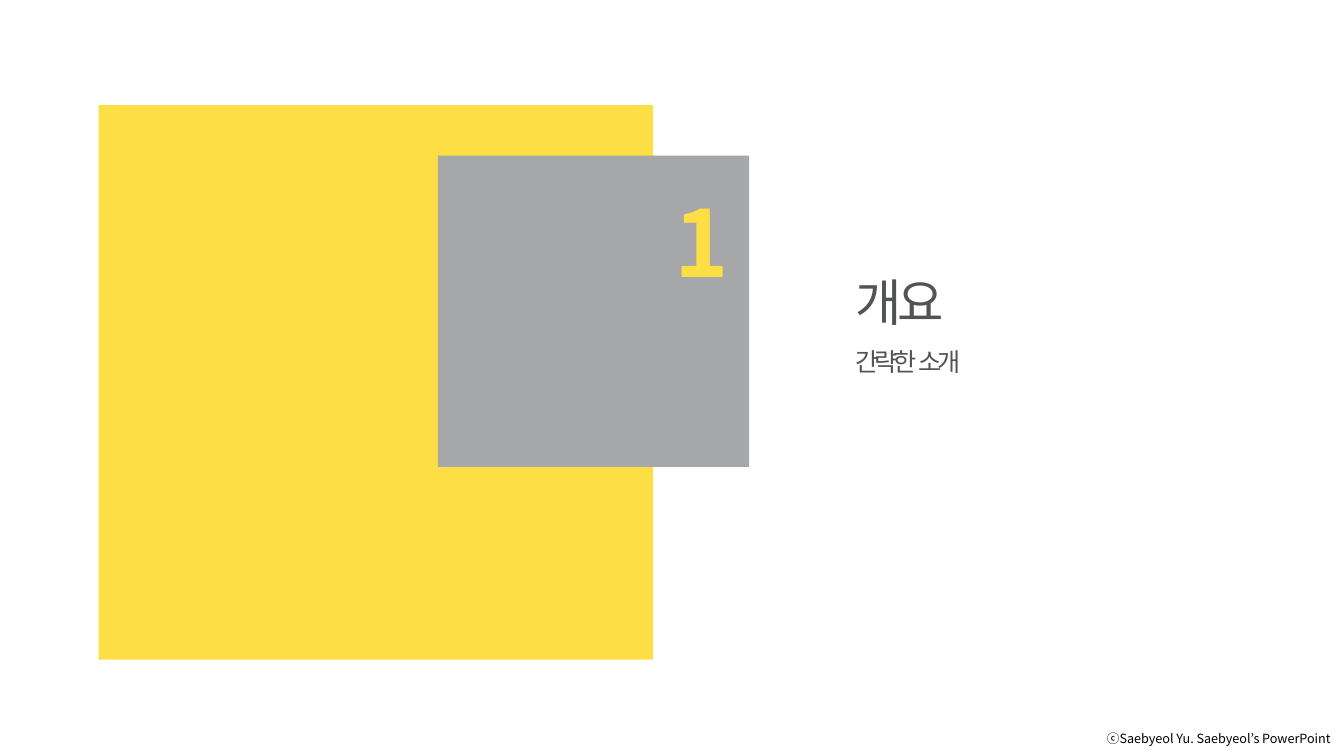
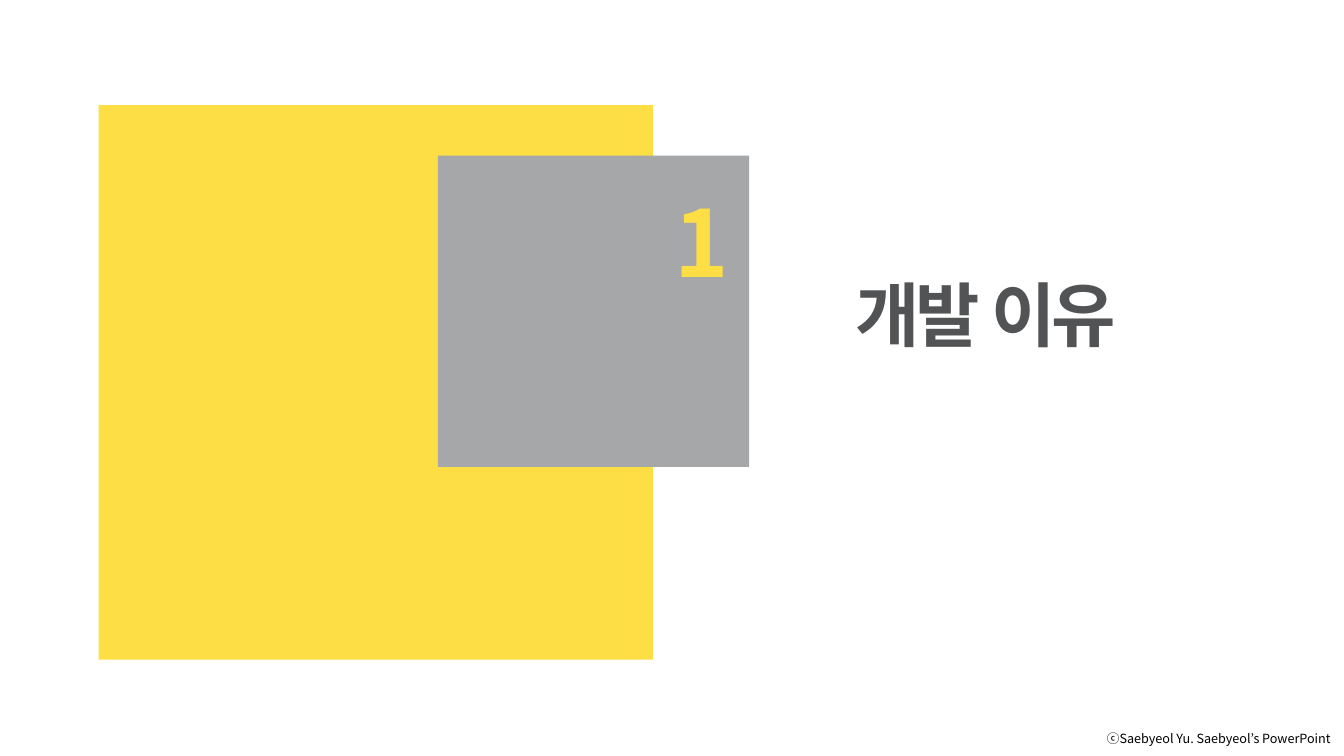
Before and after one commit to kkcchh9999/Work-out_Record_App, a slide deck: slide 3 of Document/A-Team 발표자료.pptx (slide 4 before the commit). Drawn at 1344x756 pixels with LibreOffice and Linux fonts; fonts in the diff are those of the drawing. Boxes give left, top, right and bottom in pixels: in the first picture for what was removed or moved away, otherwise in the second. Text is boxed around its words. In the diff, an @@ line names an element or a change of style, - is before the commit and + after.

```diff
--- a/Document/A-Team 발표자료.pptx
+++ b/Document/A-Team 발표자료.pptx
@@ text at (855,282,1116,348): text changed; size 36 to 50 pt; bold on @@
-개요
+개발 이유
@@ text removed at (856,350,960,373) @@
-간략한 소개
```
Also in this commit, not shown: 4 other slides changed, 4 slides added, 1 slide removed.
